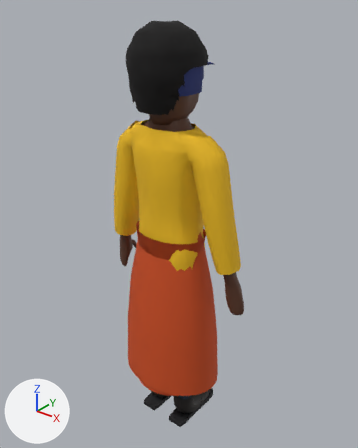
Before and after pictures for a commit that changed the Blender file blender/chr/chr_garcon.blend.
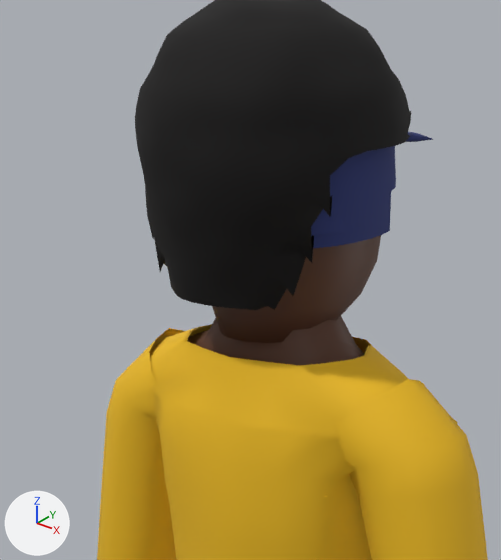
Each version appears first whole from a 50 mm camera at (0.875, -1.053, 1.411) aimed at (-0.008, 0.052, 0.726), and next in a close-up on the part from 24% to 66% of the width and 5% to 42% of the height. The axes (+X, +Y, +Z) are drawn at lower left. The lights are the same throughout. The last two pictures show the newer version.

The first close-up shows 'chr_afro', 'chr_bonnet', 'chr_corps', 'chr_haut', 'chr_haut_long' and 3 more.
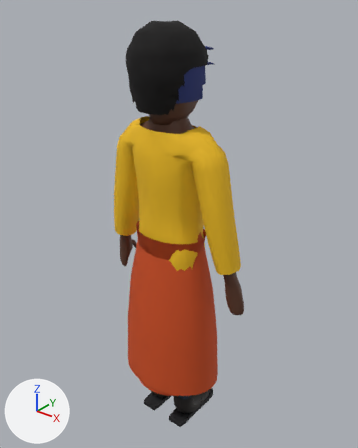
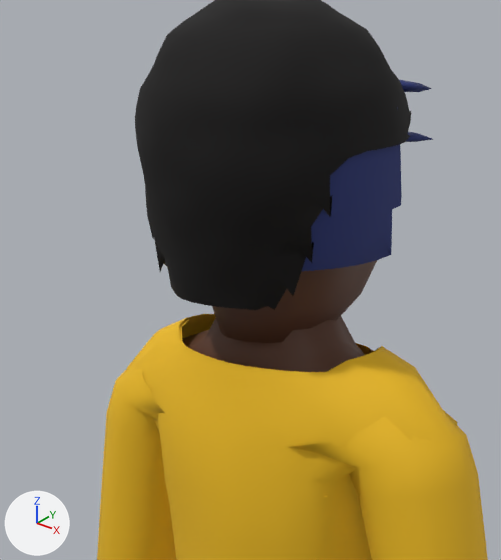
Where the change shows, as pixel boxes (x1, y1, x2, y2) in the close-ups (501 x 560 px; the box of a moved part takes in the faces that stretch with it):
```json
{"object": "chr_haut_long", "change": "reshaped", "before": [97, 324, 488, 560], "after": [97, 314, 488, 560]}
{"object": "chr_casque", "change": "added", "after": [302, 107, 402, 271], "on screen": "dark blue"}
{"object": "chr_haut", "change": "reshaped", "before": [147, 325, 370, 418], "after": [131, 316, 380, 373], "on screen": "mostly hidden"}
{"object": "chr_casque_visiere", "change": "added", "after": [399, 80, 432, 92], "on screen": "mostly hidden"}
{"part": 2, "of": "me_chr_haut_long", "change": "moved or reshaped", "before": [116, 324, 466, 479], "after": [116, 314, 466, 479]}
{"object": "chr_bonnet", "change": "unchanged, covered by the edit", "before": [311, 146, 396, 249]}
```

Scene script edits in JSON lines:
```json
{"block": "me_chr_haut", "where": "# used by ob_chr_haut; location = (0.0, 0.0, 0.0)"}
{"op": "remove", "block": "me_chr_haut", "code": "me_chr_haut.from_pydata(...)  # 548 vertices, 488 faces; spans x -0.197..0.197, y -0.083..0.09, z 0.627..1.057"}
{"op": "add", "block": "me_chr_haut", "code": "me_chr_haut.from_pydata(...)  # 548 vertices, 488 faces; spans x -0.197..0.197, y -0.083..0.09, z 0.627..1.062"}
{"block": "me_chr_haut", "change": "me_chr_haut part 1: 104 of 548 vertices moved; they spanned x -0.126..0.127, y -0.077..0.075, z 0.997..1.057 and now span x -0.132..0.132, y -0.076..0.074, z 0.992..1.062; mean shift (0.0, 0.0, -0.002); largest move (0.127, 0.039, 1.01) -> (0.107, 0.044, 1.014)"}
{"block": "me_chr_haut_long", "where": "# used by ob_chr_haut_long; location = (0.0, 0.0, 0.0)"}
{"op": "remove", "block": "me_chr_haut_long", "code": "me_chr_haut_long.from_pydata(...)  # 644 vertices, 584 faces; spans x -0.243..0.243, y -0.085..0.092, z 0.627..1.057"}
{"op": "add", "block": "me_chr_haut_long", "code": "me_chr_haut_long.from_pydata(...)  # 644 vertices, 584 faces; spans x -0.243..0.243, y -0.085..0.092, z 0.627..1.064"}
{"block": "me_chr_haut_long", "change": "me_chr_haut_long part 2: 102 of 644 vertices moved; they spanned x -0.126..0.126, y -0.079..0.077, z 0.996..1.057 and now span x -0.132..0.132, y -0.078..0.076, z 0.991..1.064; mean shift (0.0, 0.0, -0.002); largest move (0.077, -0.049, 0.997) -> (0.075, -0.069, 0.998)"}
{"op": "add", "block": "me_chr_casque_visiere", "code": ["me_chr_casque_visiere = bpy.data.meshes.new('chr_casque_visiere')", "me_chr_casque_visiere.from_pydata(...)  # 20 vertices, 12 faces; spans x -0.0742..0.0742, y 0.0735..0.1084, z 1.2463..1.2621", "me_chr_casque_visiere.polygons.foreach_set('use_smooth', [True] * 12)", "me_chr_casque_visiere.materials.append(mat_chr_casquette)  # dark blue #263373"]}
{"op": "add", "block": "me_chr_casque", "code": ["me_chr_casque = bpy.data.meshes.new('chr_casque')", "me_chr_casque.from_pydata(...)  # 713 vertices, 661 faces; spans x -0.101..0.101, y -0.118..0.096, z 1.134..1.32", "me_chr_casque.polygons.foreach_set('use_smooth', [True] * 661)", "me_chr_casque.materials.append(mat_chr_casquette)  # dark blue #263373"]}
{"op": "add", "block": "ob_chr_casque_visiere", "code": ["ob_chr_casque_visiere = bpy.data.objects.new('chr_casque_visiere', me_chr_casque_visiere)", "ob_chr_casque_visiere.location = (0.0, 0.0, 0.0)"]}
{"op": "add", "block": "ob_chr_casque", "code": ["ob_chr_casque = bpy.data.objects.new('chr_casque', me_chr_casque)", "ob_chr_casque.location = (0.0, 0.0, 0.0)"]}
```
